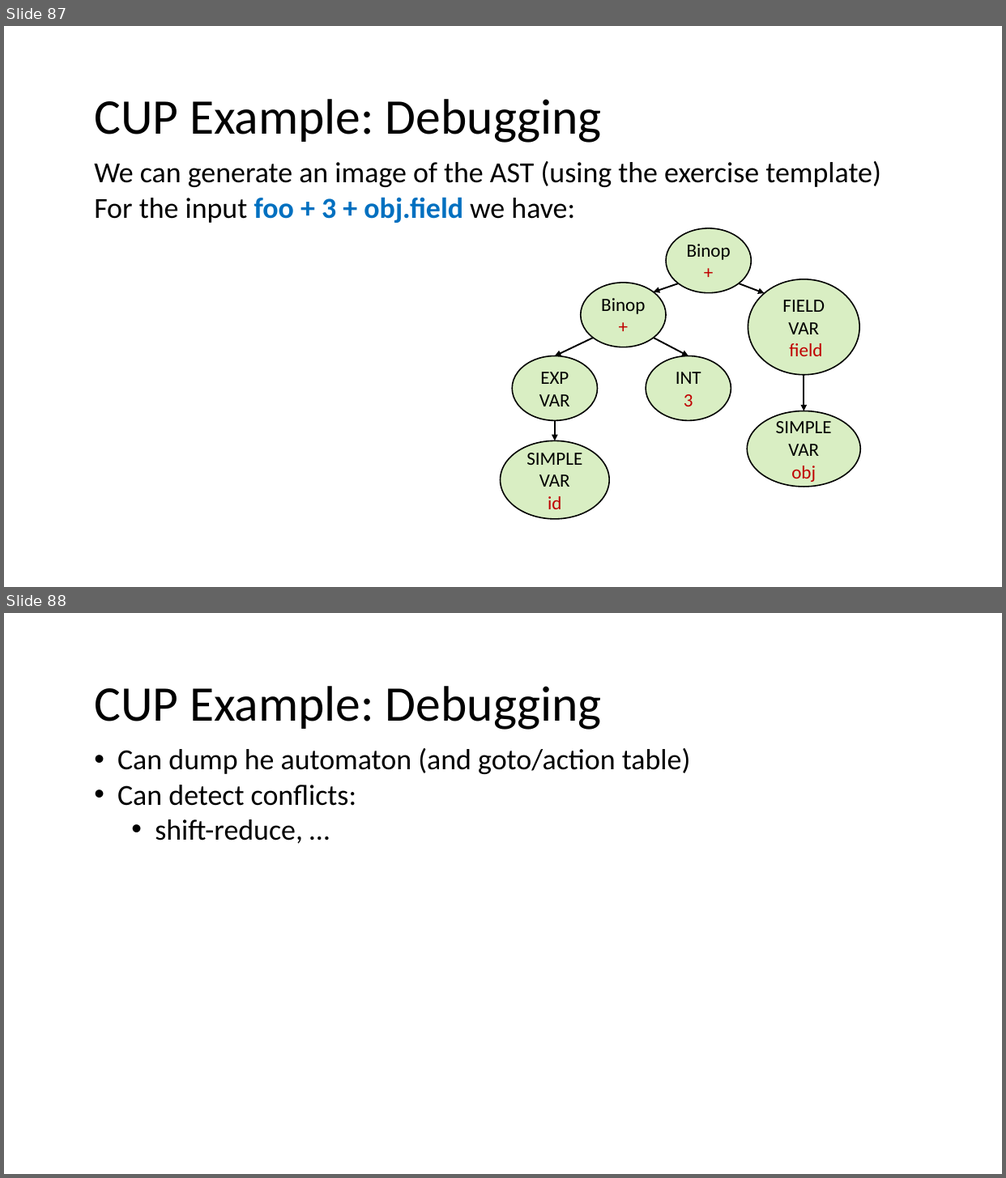
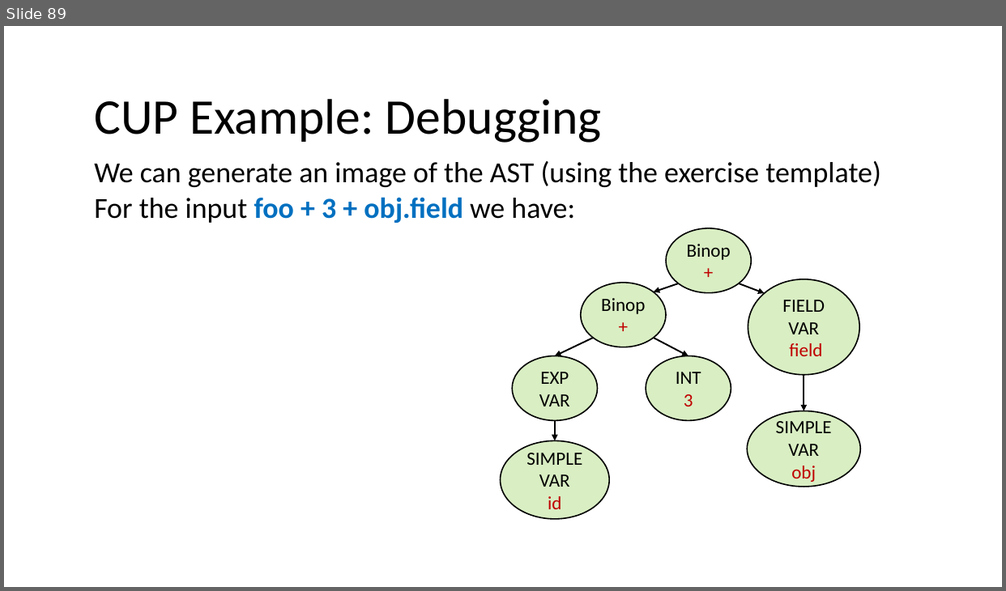
Before and after one commit to nivshani/compilation, a slide deck: slides/bottom_up_parsing.pptx. Shown one above the other, each under a label of ours: slides 87 and 88 before the commit, slide 89 after it. The pictures are 1006x1178 and 1006x591 pixels, drawn with LibreOffice and Linux fonts; fonts in the diff are those of the drawing. Boxes give left, top, right and bottom in pixels: in the first picture for what was removed or moved away, otherwise in the second. Text is boxed around its words. In the diff, an @@ line names an element or a change of style, - is before the commit and + after.

```diff
--- a/slides/bottom_up_parsing.pptx
+++ b/slides/bottom_up_parsing.pptx
@@ slide 88 removed at [4, 613, 1002, 1174], background #FFFFFF @@
@@ text removed at [94, 686, 602, 730] @@
-CUP Example: Debugging
@@ text removed at [117, 748, 691, 844] @@
-• Can dump he automaton (and goto/action table)
-• Can detect conflicts:
-  • shift-reduce, …
@@ what was slide 87 is now slide 89 @@
```
Also in this commit, not shown: 2 slides changed, 2 slides added, 1 other file.
